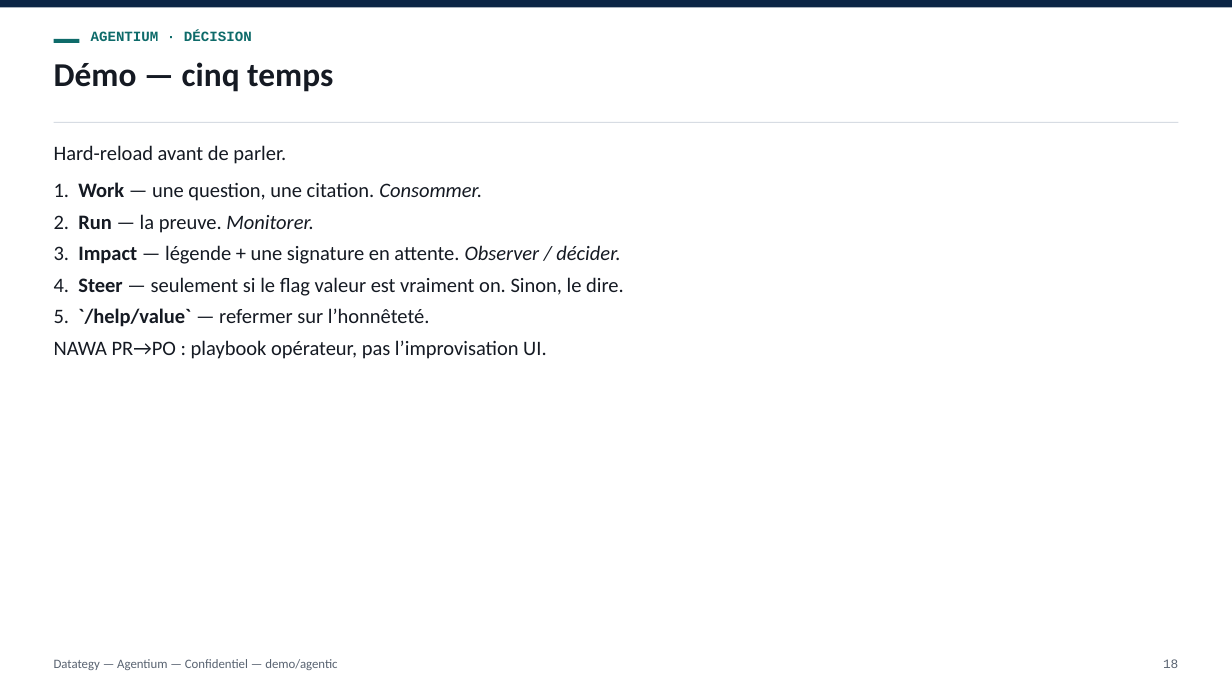
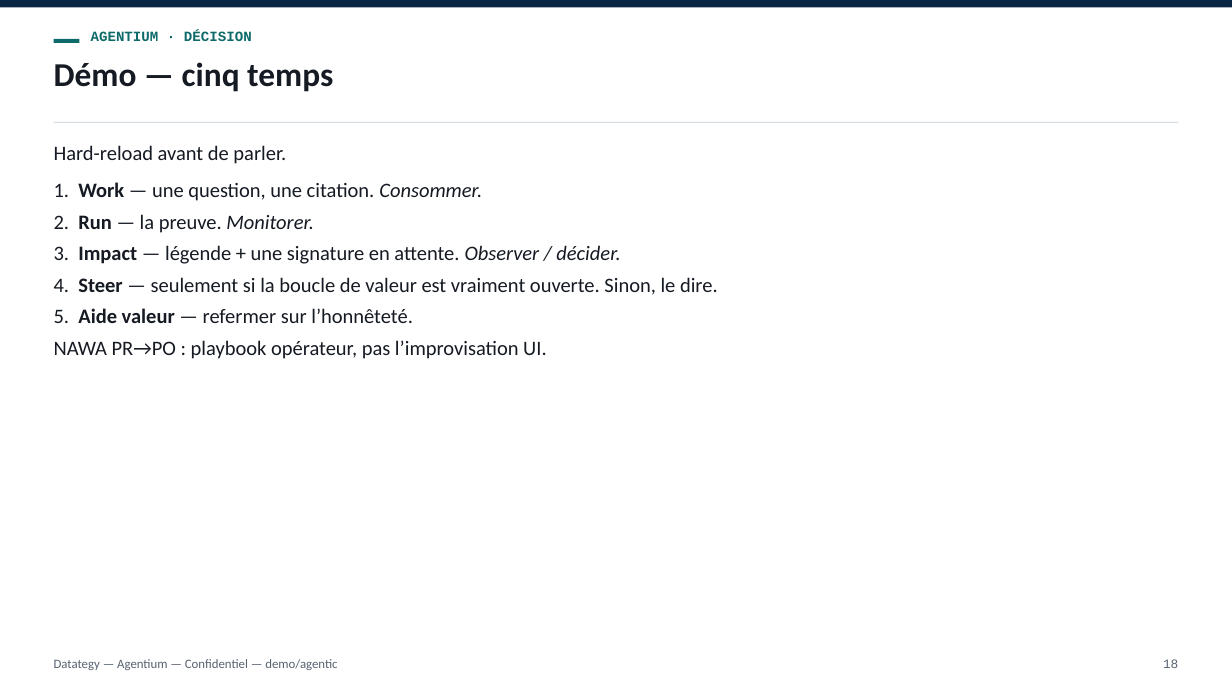
Before and after one commit to tishacian/hyusai, a slide deck: slide 18 of docs/deck-agentium-decision-adoption.fr.pptx. Drawn at 1232x693 pixels with LibreOffice and Linux fonts; fonts in the diff are those of the drawing. Boxes give left, top, right and bottom in pixels: in the first picture for what was removed or moved away, otherwise in the second. Text is boxed around its words. In the diff, an @@ line names an element or a change of style, - is before the commit and + after.

```diff
--- a/docs/deck-agentium-decision-adoption.fr.pptx
+++ b/docs/deck-agentium-decision-adoption.fr.pptx
@@ text at box(54, 277, 718, 295): text changed @@
-4. Steer — seulement si le flag valeur est vraiment on. Sinon, le dire.
+4. Steer — seulement si la boucle de valeur est vraiment ouverte. Sinon, le dire.
@@ text at box(54, 308, 413, 323): text changed @@
-5. `/help/value` — refermer sur l’honnêteté.
+5. Aide valeur — refermer sur l’honnêteté.
```
Also in this commit, not shown: 12 other slides changed, 16 other files.
